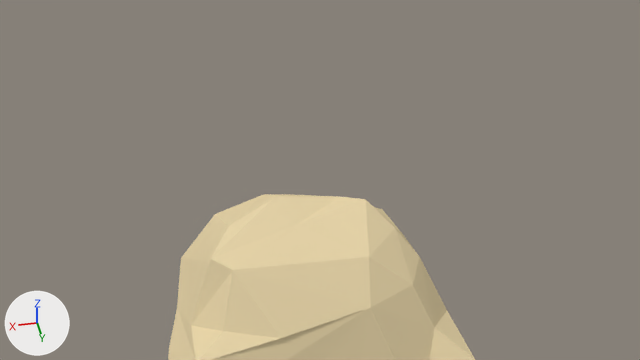
One commit to the Blender file data/blender/ant_on_rock.blend: the scene before it, then after it.
Camera for both pictures: the file's camera 'Camera'. Arrows for +X, +Y and +Z are at lower left; the lights stay in place.

Objects in the first picture: 'Rock'.
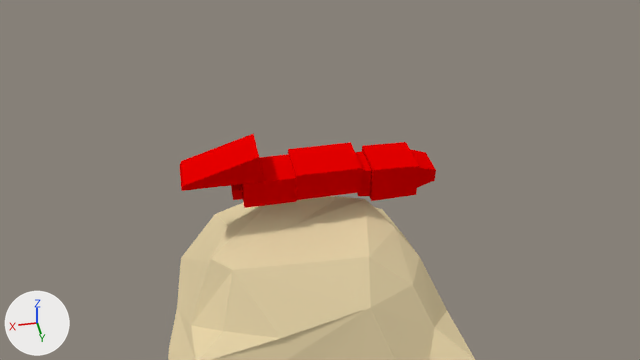
Where the newer file only moved an object's origin or applied its transform, the numbers keep the older frame.

Location of each change, [x1, y1, x2, y2] in pixels of the pictures (640 x 360 px):
```json
{"object": "HeadBox.001", "change": "added", "after": [180, 133, 297, 208], "on screen": "red"}
{"object": "AbdomenBox", "change": "shown", "after": [356, 142, 436, 201], "on screen": "red"}
{"object": "ThoraxBox", "change": "shown", "after": [288, 142, 362, 200], "on screen": "red"}
```

Scene script edits in JSON lines:
```json
{"op": "add", "block": "mat_box_001", "code": ["mat_box_001 = diffuse_material('Box.001')", "mat_box_001.base_color = (0.8, 0.0, 0.0)  # red #e70000"]}
{"block": "me_cube_001", "where": "# used by ob_abdomenbox; parent = ob_abdomen; location = (0.0, 0.159, 0.198); scale = (0.0729, 0.133, 0.0644)"}
{"op": "remove", "block": "me_cube_001", "code": "me_cube_001.from_pydata(...)  # 8 vertices, 6 faces; spans x -0.94..1.06, y -0.03..1.97, z -1.42..0.58"}
{"op": "remove", "block": "me_cube_001", "code": "me_cube_001.materials.append(mat_bounding)  # red #e70000"}
{"op": "add", "block": "me_cube_001", "code": "me_cube_001.from_pydata(...)  # 24 vertices, 18 faces; spans x -1.01..0.99, y -0.03..3.36, z -1.25..0.81"}
{"block": "me_cube_001", "change": "me_cube_001 part 1: the whole mesh is rebuilt"}
{"op": "add", "block": "me_cube_001", "code": "me_cube_001.materials.append(mat_box_001)  # red #e70000"}
{"op": "add", "block": "me_cube_001", "code": "me_cube_001.materials.append(mat_box_001)  # red #e70000"}
{"op": "add", "block": "me_cube_001", "code": "me_cube_001.materials.append(mat_box_001)  # red #e70000"}
{"op": "add", "block": "me_cube_003", "code": ["me_cube_003 = bpy.data.meshes.new('Cube.003')", "me_cube_003.from_pydata(...)  # 24 vertices, 18 faces; spans x -1.05..1.06, y -4.07..0.04, z -1.22..2.81", "me_cube_003.materials.append(mat_bounding)  # red #e70000"]}
{"op": "remove", "block": "ob_abdomenbox", "code": "ob_abdomenbox.parent = ob_abdomen"}
{"op": "remove", "block": "ob_abdomenbox", "code": "ob_abdomenbox.matrix_parent_inverse = Matrix(((1.201, 0.0, 0.0, 0.0), (0.0, 0.0, 1.201, -0.238), (0.0, -1.201, 0.0, 0.19), (0.0, 0.0, 0.0, 1.0)))"}
{"op": "remove", "block": "ob_abdomenbox", "code": "ob_abdomenbox.hide_viewport = True"}
{"op": "set", "path": "ob_abdomenbox.location", "old": "(0.0, 0.159, 0.198)", "new": "(-0.271, 0.0, 0.549)"}
{"op": "set", "path": "ob_abdomenbox.rotation_euler", "old": "(0.0, 0.0, 0.0)", "new": "(0.0, 0.0, 1.571)", "note": "degrees (0, 0, 0) -> degrees (0, 0, 90)"}
{"op": "set", "path": "ob_abdomenbox.scale", "old": "(0.0729, 0.133, 0.0644)", "new": "(0.0745, 0.0796, 0.0624)"}
{"op": "remove", "block": "ob_thoraxbox", "code": "ob_thoraxbox.hide_viewport = True"}
{"op": "add", "block": "ob_headbox_001", "code": ["ob_headbox_001 = bpy.data.objects.new('HeadBox.001', me_cube_003)", "ob_headbox_001.location = (-0.047, 0.0, 0.563)", "ob_headbox_001.rotation_euler = (0.0, 0.0, 1.571)  # degrees (0, 0, 90)", "ob_headbox_001.scale = (0.0669, 0.089, 0.0481)"]}
```
